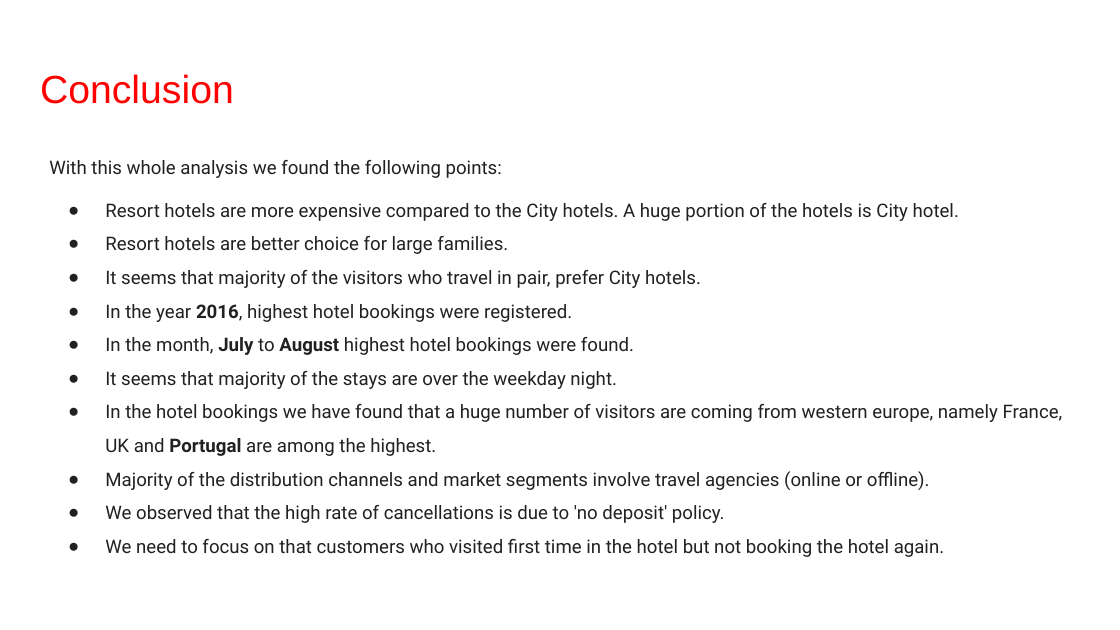
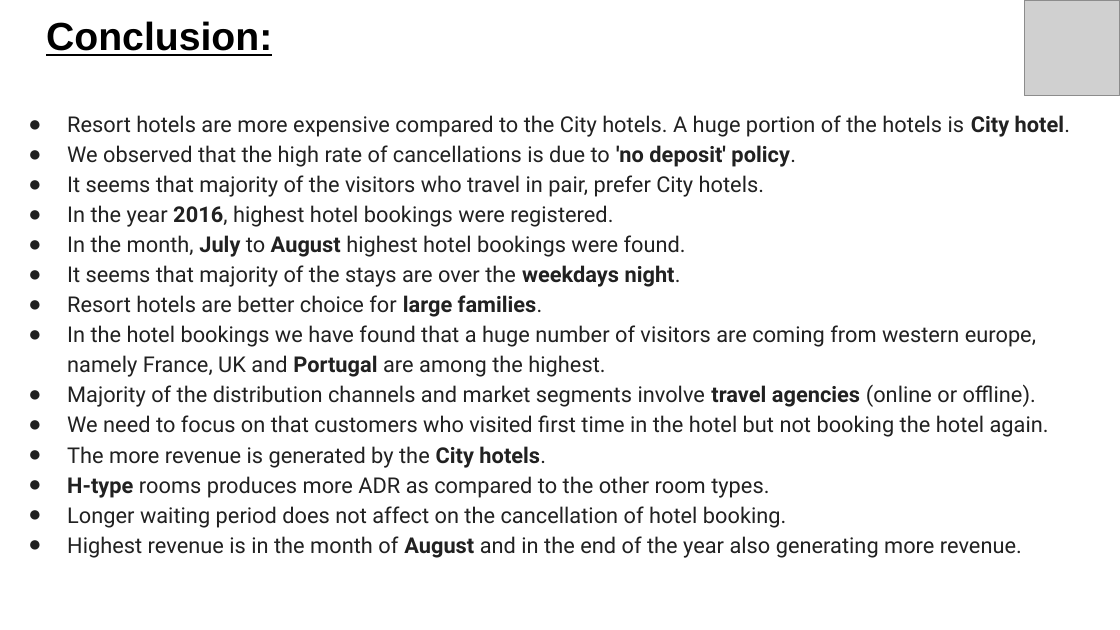
Before and after one commit to mayank021296/Hotel-Booking-Capstone-EDA-PRoject, a slide deck: slide 30 of Hotel Booking.pptx (slide 29 before the commit). Drawn at 1120x630 pixels with LibreOffice and Linux fonts; fonts in the diff are those of the drawing; grey boxes stand for pictures. Boxes give left, top, right and bottom in pixels: in the first picture for what was removed or moved away, otherwise in the second. Text is boxed around its words. In the diff, an @@ line names an element or a change of style, - is before the commit and + after.

```diff
--- a/Hotel Booking.pptx
+++ b/Hotel Booking.pptx
@@ title at <box>46,21,272,56</box>: text changed; text colour #FF0000 to #000000; bold on @@
-Conclusion
+Conclusion:
@@ picture added at <box>1024,0,1120,96</box> @@
@@ text "Resort hotels are more expensive ...": place and size @@
-text "Resort hotels are more expensive ..." at <box>49,160,1063,557</box>
+text "Resort hotels are more expensive ..." at <box>67,115,1070,558</box>
@@ text at <box>67,115,1070,437</box>: size 12 to 14 pt in "Resort hotels are more expensive compared to ...", "It seems that majority of the visitors ...", "In the year 2016, highest hotel bookings ...", "In the month, July to August highest ..." and 3 more places; bold on in "City hotel.", "travel agencies"; indent changed; line spacing 1.5 to 1.15 @@
@@ text at <box>67,145,796,167</box>: text changed; size 12 to 14 pt @@
-● Resort hotels are better choice for large families.
+● We observed that the high rate of cancellations is due to 'no deposit' policy.
@@ text at <box>49,160,502,178</box>: paragraph removed @@
-With this whole analysis we found the following points:
@@ text at <box>67,265,681,317</box>: text changed; size 12 to 14 pt @@
-● It seems that majority of the stays are over the weekday night.
+● It seems that majority of the stays are over the weekdays night.
+● Resort hotels are better choice for large families.
@@ text at <box>67,446,1022,558</box>: paragraphs added @@
+● The more revenue is generated by the City hotels.
+● H-type rooms produces more ADR as compared to the other room types.
+● Longer waiting period does not affect on the cancellation of hotel booking.
+● Highest revenue is in the month of August and in the end of the year also generating more revenue.
@@ text at <box>105,505,725,523</box>: paragraph removed @@
-● We observed that the high rate of cancellations is due to 'no deposit' policy.
```
Also in this commit, not shown: 26 other slides changed, 4 slides added, 3 slides removed.
